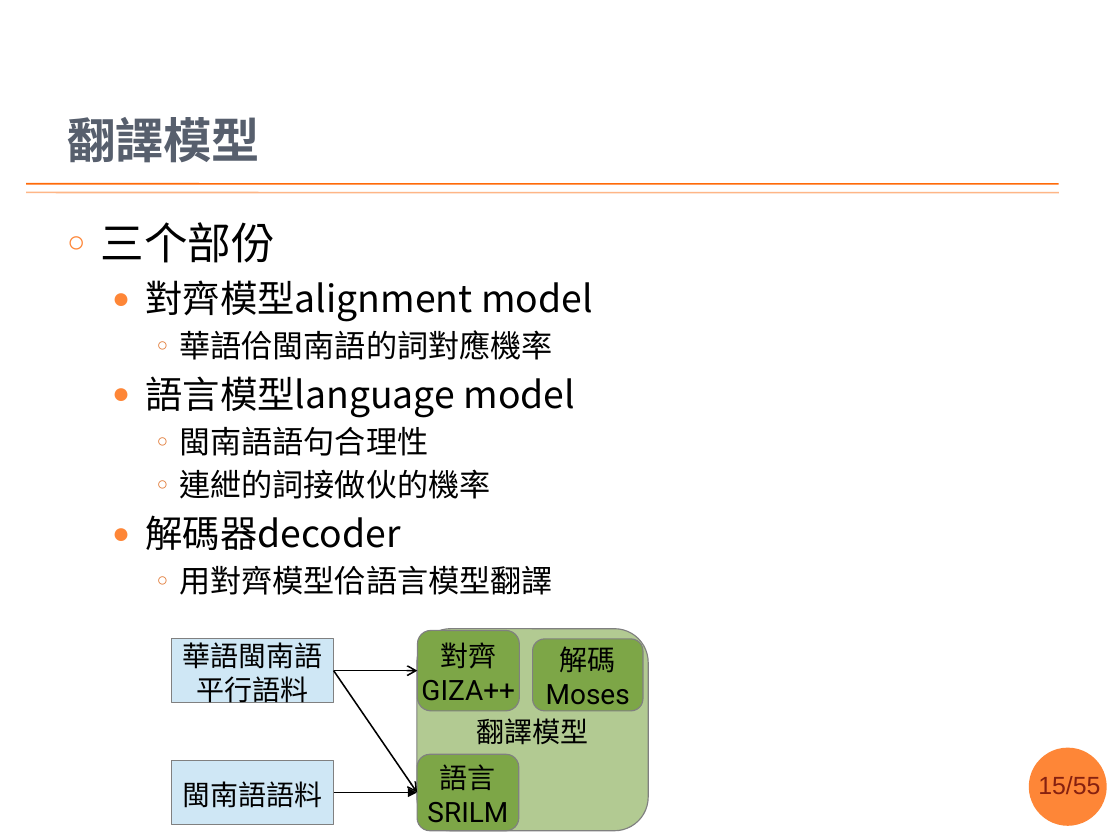
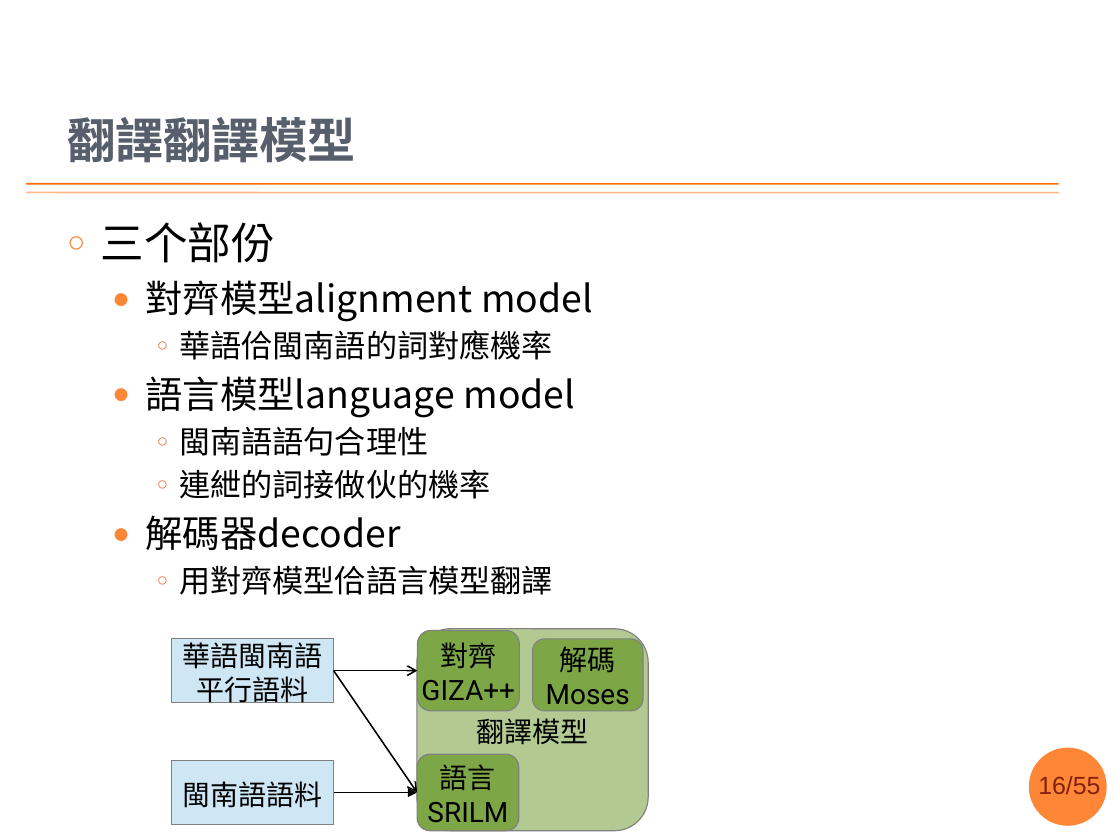
Before and after one commit to sih4sing5hong5/po3-ko3_tau5-iann2-phinn3, a slide deck: slide 16 of 翻譯報告.pptx (slide 15 before the commit). Drawn at 1120x840 pixels with LibreOffice and Linux fonts; fonts in the diff are those of the drawing; background and template pictures are left out. Boxes give left, top, right and bottom in pixels: in the first picture for what was removed or moved away, otherwise in the second. Text is boxed around its words. In the diff, an @@ line names an element or a change of style, - is before the commit and + after.

```diff
--- a/翻譯報告.pptx
+++ b/翻譯報告.pptx
@@ title at bbox=[67, 117, 356, 162]: text changed @@
-翻譯模型
+翻譯翻譯模型
@@ page number at bbox=[1038, 776, 1100, 794]: text changed @@
-15/55
+16/55
```
Also in this commit, not shown: 8 other slides changed, 3 slides added.
